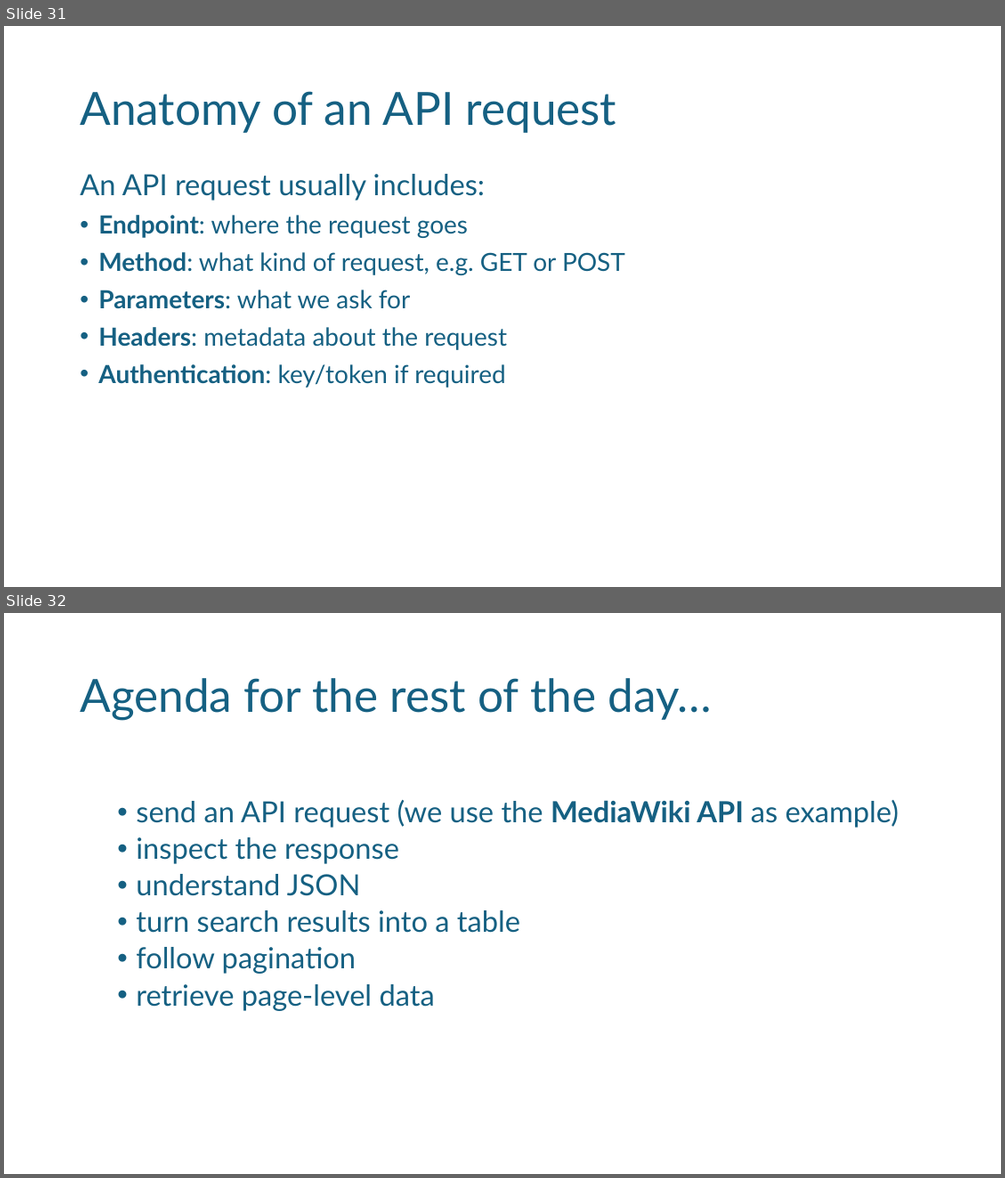
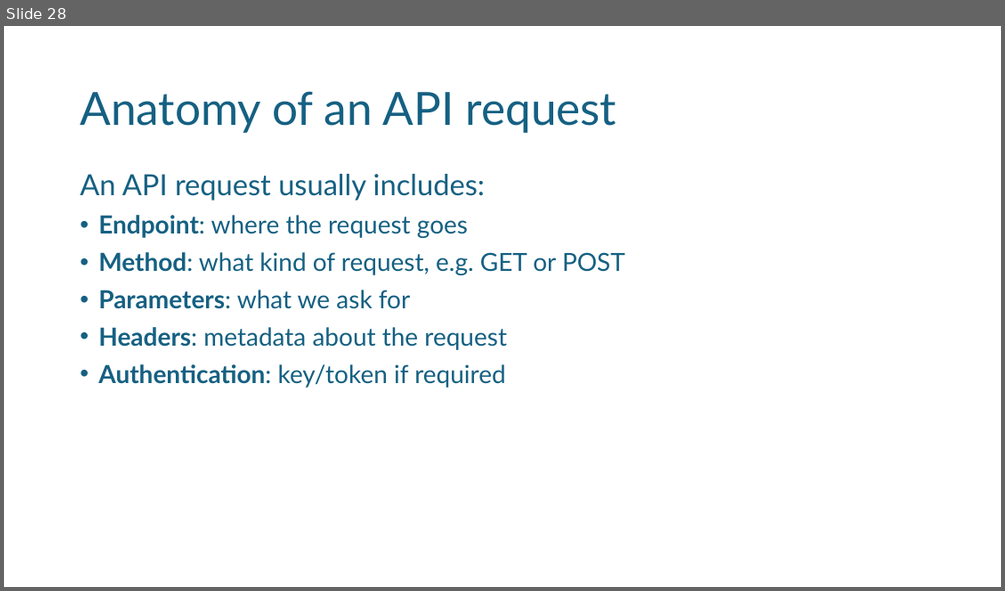
Before and after one commit to noellelebe/methodsNET_vlop-course-materials, a slide deck: slides/day1_intro.pptx. Shown one above the other, each under a label of ours: slides 31 and 32 before the commit, slide 28 after it. The pictures are 1005x1178 and 1005x591 pixels, drawn with LibreOffice and Linux fonts; fonts in the diff are those of the drawing; background and template pictures are left out. Boxes give left, top, right and bottom in pixels: in the first picture for what was removed or moved away, otherwise in the second. Text is boxed around its words. In the diff, an @@ line names an element or a change of style, - is before the commit and + after.

```diff
--- a/slides/day1_intro.pptx
+++ b/slides/day1_intro.pptx
@@ slide 32 removed at <box>4,613,1001,1174</box>, background #FFFFFF @@
@@ title removed at <box>80,678,712,720</box> @@
-Agenda for the rest of the day…
@@ text removed at <box>136,800,898,1011</box> @@
-  • send an API request (we use the MediaWiki API as example)
-  • inspect the response
-  • understand JSON
-  • turn search results into a table
-  • follow pagination
-  • retrieve page-level data
@@ what was slide 31 is now slide 28 @@
```
Also in this commit, not shown: 3 other slides removed.
